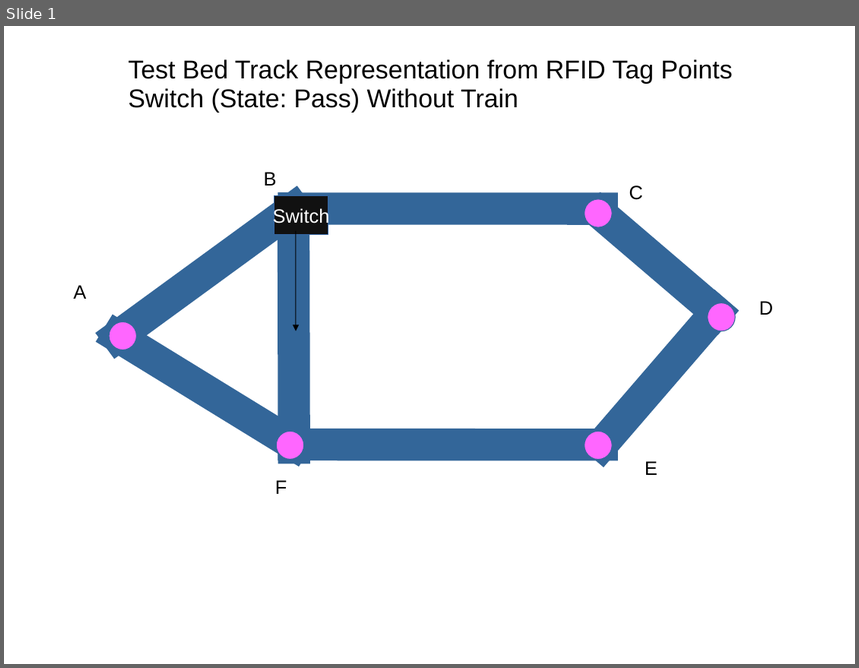
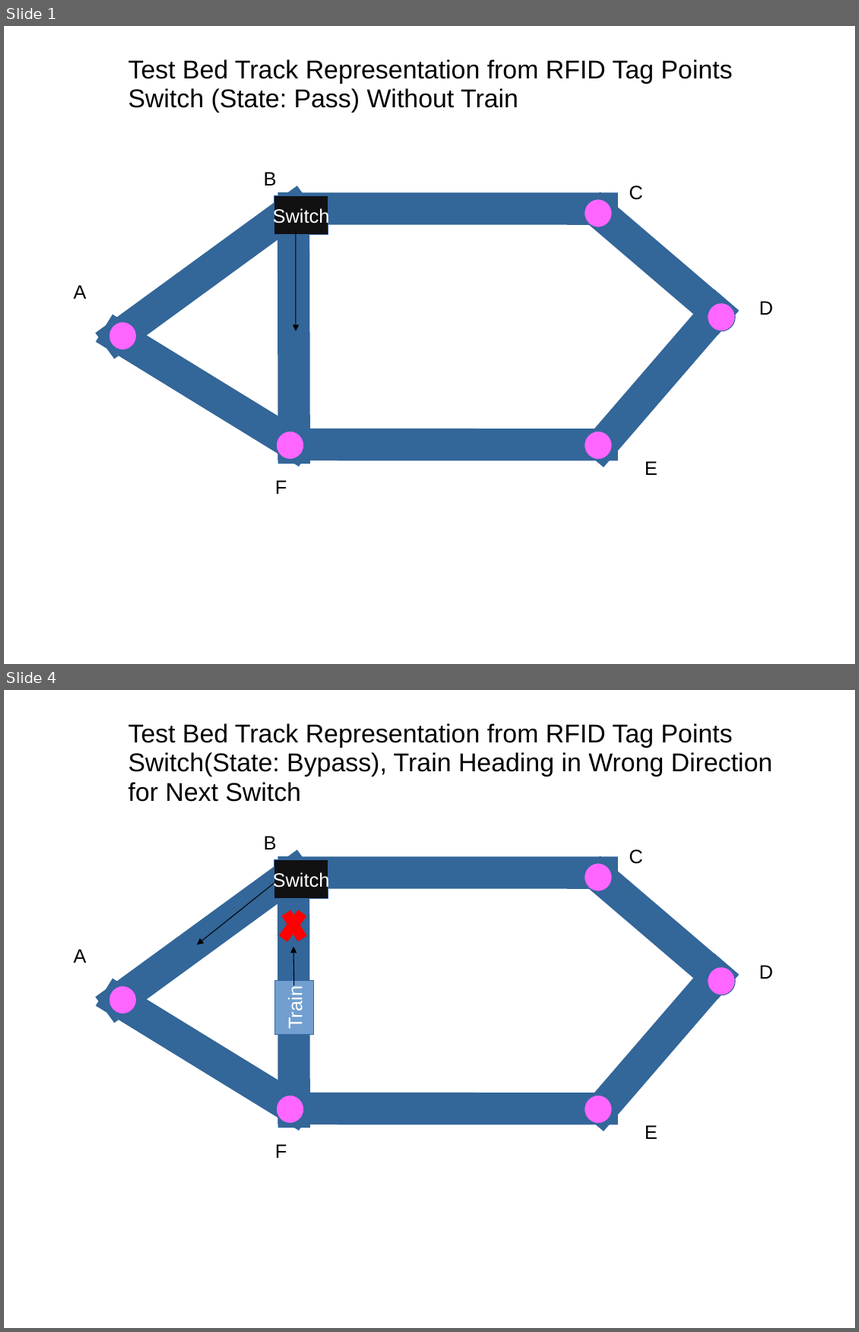
Before and after one commit to Rmadyun/CPE656TL, a slide deck: documentation/diagrams/Positive Train Control Test Bed Track Diagram.ppt. Shown one above the other, each under a label of ours: slide 1 before the commit, slides 1 and 4 after it; the slides between them are not shown. The pictures are 859x668 and 859x1332 pixels, drawn with LibreOffice and Linux fonts; fonts in the diff are those of the drawing. Boxes give left, top, right and bottom in pixels: in the first picture for what was removed or moved away, otherwise in the second. Text is boxed around its words. In the diff, an @@ line names an element or a change of style, - is before the commit and + after.

Commit message:
Updated track diagrams to show how we indicate a train heading toward a misconfigured switch.

```diff
--- a/documentation/diagrams/Positive Train Control Test Bed Track Diagram.ppt
+++ b/documentation/diagrams/Positive Train Control Test Bed Track Diagram.ppt
@@ slide 4 added at (4,690,855,1328), background #FFFFFF @@
@@ text added at (128,723,773,802), 24 pt, text #000000 @@
+Test Bed Track Representation from RFID Tag Points
+Switch(State: Bypass), Train Heading in Wrong Direction
+for Next Switch
@@ text added at (264,836,277,850), 18 pt, text #000000 @@
+B
@@ rectangle added at (275,860,329,898), fill #111111, outline #3465A4 0.74 pt, 18 pt, text #FFFFFF @@
+Switch
@@ ellipse added at (585,863,613,891), fill #FF66FF, outline #336699 0.74 pt @@
@@ text added at (629,850,643,864), 18 pt, text #000000 @@
+C
@@ line added from (117, 1001) to (294, 872), #336699 29.99 pt @@
@@ arrow added from (275, 883) to (197, 945), #000000 0.74 pt @@
@@ line added from (294, 1112) to (294, 875), #336699 29.99 pt @@
@@ line added from (294, 873) to (602, 873), #336699 29.99 pt @@
@@ line added from (602, 878) to (717, 977), #336699 29.99 pt @@
@@ line added from (302, 913) to (283, 939), #FF0000 10.01 pt @@
@@ line added from (287, 913) to (302, 939), #FF0000 10.01 pt @@
@@ text added at (73,949,86,963), 18 pt, text #000000 @@
+A
@@ arrow added from (294, 986) to (294, 946), #000000 0.74 pt @@
@@ ellipse added at (109,986,137,1014), fill #FF66FF, outline #336699 0.74 pt @@
@@ rectangle added at (275,981,314,1035), fill #729FCF, outline #3465A4 0.74 pt, 18 pt, text #FFFFFF @@
+Train
@@ line added from (602, 1109) to (717, 977), #336699 29.99 pt @@
@@ ellipse added at (708,967,735,996), fill #FF66FF, outline #336699 0.74 pt @@
@@ text added at (759,965,773,979), 18 pt, text #000000 @@
+D
@@ line added from (117, 1001) to (294, 1109), #336699 29.99 pt @@
@@ ellipse added at (277,1096,304,1123), fill #FF66FF, outline #336699 0.74 pt @@
@@ ellipse added at (585,1096,613,1124), fill #FF66FF, outline #336699 0.74 pt @@
@@ line added from (294, 1109) to (602, 1110), #336699 29.99 pt @@
@@ text added at (275,1144,287,1158), 18 pt, text #000000 @@
+F
@@ text added at (645,1125,658,1139), 18 pt, text #000000 @@
+E
```
Also in this commit, not shown: 3 slides changed.
